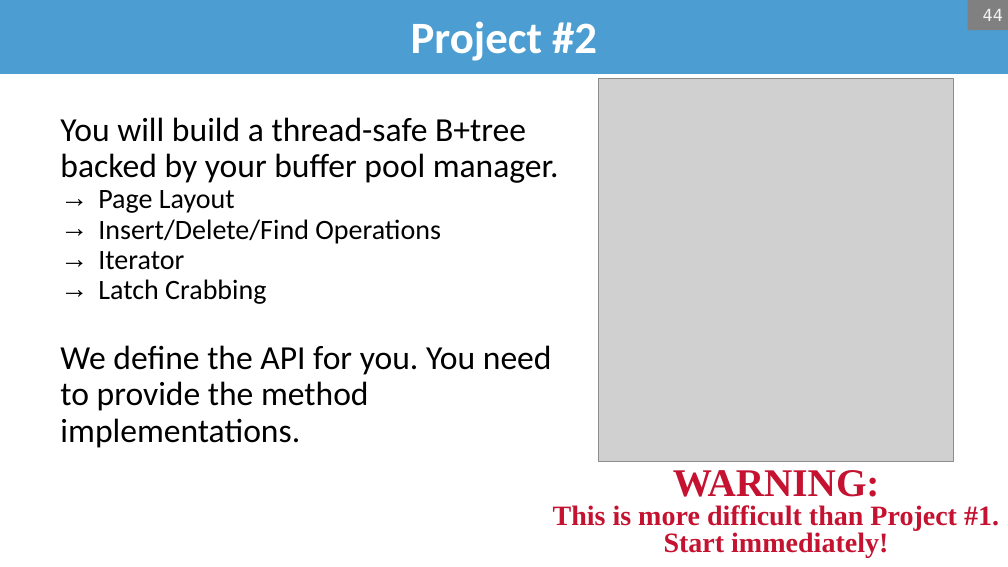
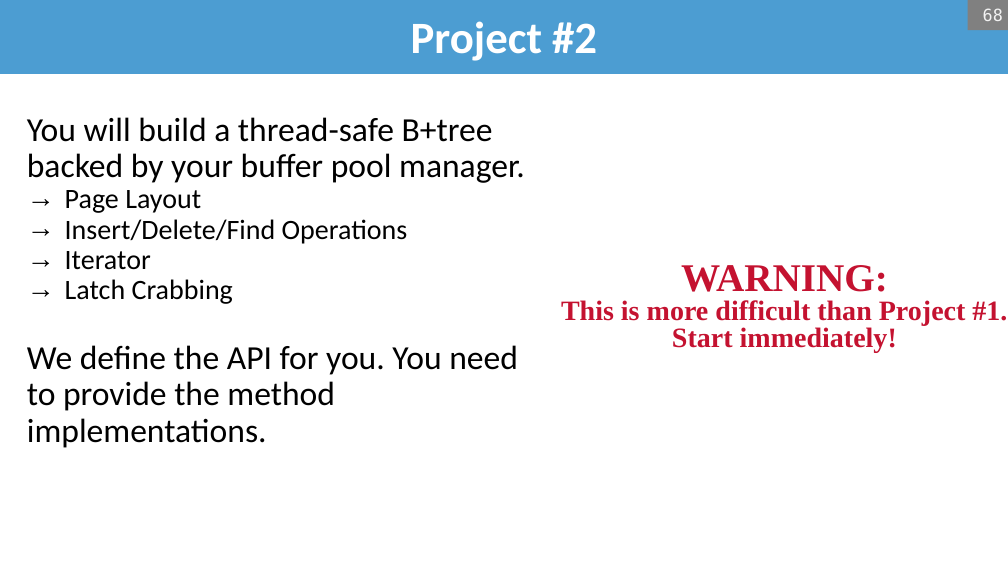
Before and after one commit to bsb20/bsb20.github.io, a slide deck: slide 68 of docs/421_f26/lectures/L08_concurrent_b_plus.pptx (slide 44 before the commit). Drawn at 1008x567 pixels with LibreOffice and Linux fonts; fonts in the diff are those of the drawing; grey boxes stand for pictures; background and template pictures are left out. Boxes give left, top, right and bottom in pixels: in the first picture for what was removed or moved away, otherwise in the second. Text is boxed around its words. In the diff, an @@ line names an element or a change of style, - is before the commit and + after.

```diff
--- a/docs/421_f26/lectures/L08_concurrent_b_plus.pptx
+++ b/docs/421_f26/lectures/L08_concurrent_b_plus.pptx
@@ page number at box(983, 8, 1003, 21): text changed @@
-44
+68
@@ picture removed at box(599, 79, 954, 462) @@
@@ text "You will build a thread-safe ...": place and size @@
-text "You will build a thread-safe ..." at box(60, 117, 559, 448)
+text "You will build a thread-safe ..." at box(27, 117, 525, 448)
@@ text "WARNING: This is more difficult ...": place and size @@
-text "WARNING: This is more difficult ..." at box(553, 470, 999, 558)
+text "WARNING: This is more difficult ..." at box(561, 265, 1007, 353)
```
Also in this commit, not shown: 14 other slides changed, 25 slides added, 1 slide removed, 1 other file.
